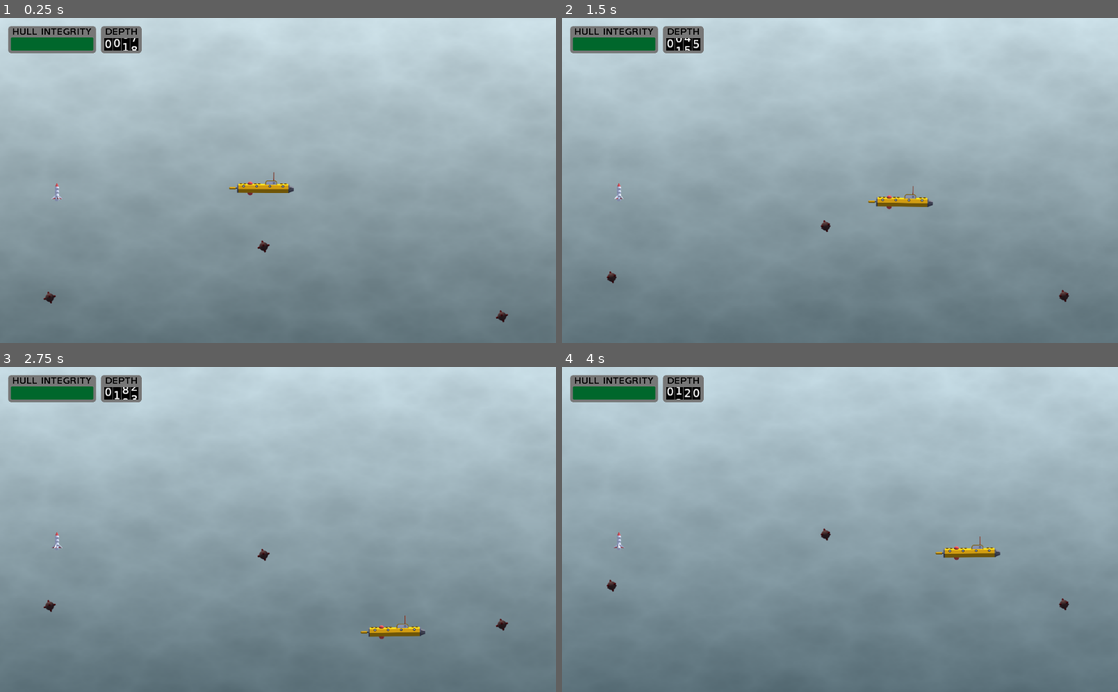
Above: before the commit, frames 1-4 (two rows, left to right).
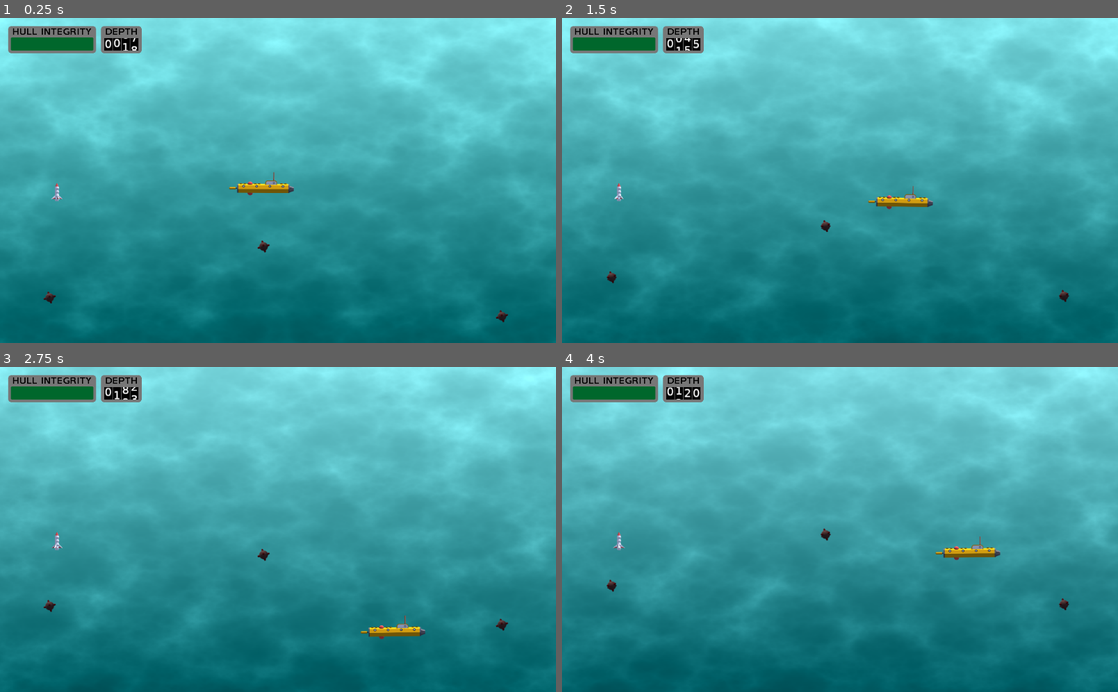
Above: after the commit, the same moments.

Repository: marc-hugh-tom/ludum-dare-48
Game: Godot game, scene res://nodes/PlayState.tscn
The game is run twice, just before and just after one commit, with the same random seed, the same clock (stepped at 60 frames per second) and the same inputs.
Inputs:
- Up to frame 1 (0.25 s): no input
- Up to frame 2 (1.5 s): hold D (ui_right) 0.53-1.28 s; hold S (ui_down) from 1.28 s (still down)
- Up to frame 3 (2.75 s): release S (ui_down) at 2.03 s; hold D (ui_right) from 2.03 s (still down)
- Up to frame 4 (4 s): release D (ui_right) at 2.78 s; hold W (ui_up) 2.78-3.53 s; hold A (ui_left) from 3.53 s (still down)

The runs differ from the first frame. In frame 1, 98% of the frame differs, in the area x 0-100%, y 0-100%; in frame 2, 98%; in frame 3, 98%; in frame 4, 98%.

Commit message:
Added parallax

Diff:
--- a/nodes/Background.tscn
+++ b/nodes/Background.tscn
@@ -8,9 +8,9 @@
 [sub_resource type="ShaderMaterial" id=1]
 shader = ExtResource( 2 )
 shader_param/noise_scroll_value = 0.0
-shader_param/noise_visibility = 0.05
-shader_param/base_colour = Color( 0, 0.95, 1, 1 )
-shader_param/gradient_factor = 0.4
+shader_param/noise_visibility = 0.15
+shader_param/base_colour = Color( 0.439216, 0.827451, 0.847059, 1 )
+shader_param/gradient_factor = 0.5
 shader_param/noise_texture = ExtResource( 4 )
 
 [node name="Background" type="Node2D"]
--- a/scripts/Background.gd
+++ b/scripts/Background.gd
@@ -4,7 +4,7 @@
 const depth_cutoff = 1000
 # The list of colours you transition from
 var colour_array = [
-	Color("bfd2d9"),
+	Color("70d3d8"),
 	Color("86abc2"),
 	Color("4e7fa2"),
 	Color("004868"),
--- a/shaders/sea.shader
+++ b/shaders/sea.shader
@@ -8,12 +8,22 @@
 uniform float gradient_factor : hint_range(0.0, 1.0);
 
 void fragment() {
+	vec4 noise = vec4(1.0, 1.0, 1.0, 1.0);
+
+	// first parallax layer
 	float noise_y = noise_scroll_value + UV.y;
-	if (noise_y > 1.0) {
+	while (noise_y > 1.0) {
 		noise_y -= 1.0;
 	}
 	vec2 noise_uv = vec2(UV.x, noise_y);
-	vec4 noise = texture(noise_texture, noise_uv);
+	noise = noise * texture(noise_texture, noise_uv);
+	// second parallax layer
+	noise_y = noise_scroll_value*2.0 + UV.y;
+	while (noise_y > 1.0) {
+		noise_y -= 1.0;
+	}
+	noise_uv = vec2(1.0-UV.x, noise_y);
+	noise = noise * texture(noise_texture, noise_uv);
 
 	float modifier = (UV.y * gradient_factor);
 
